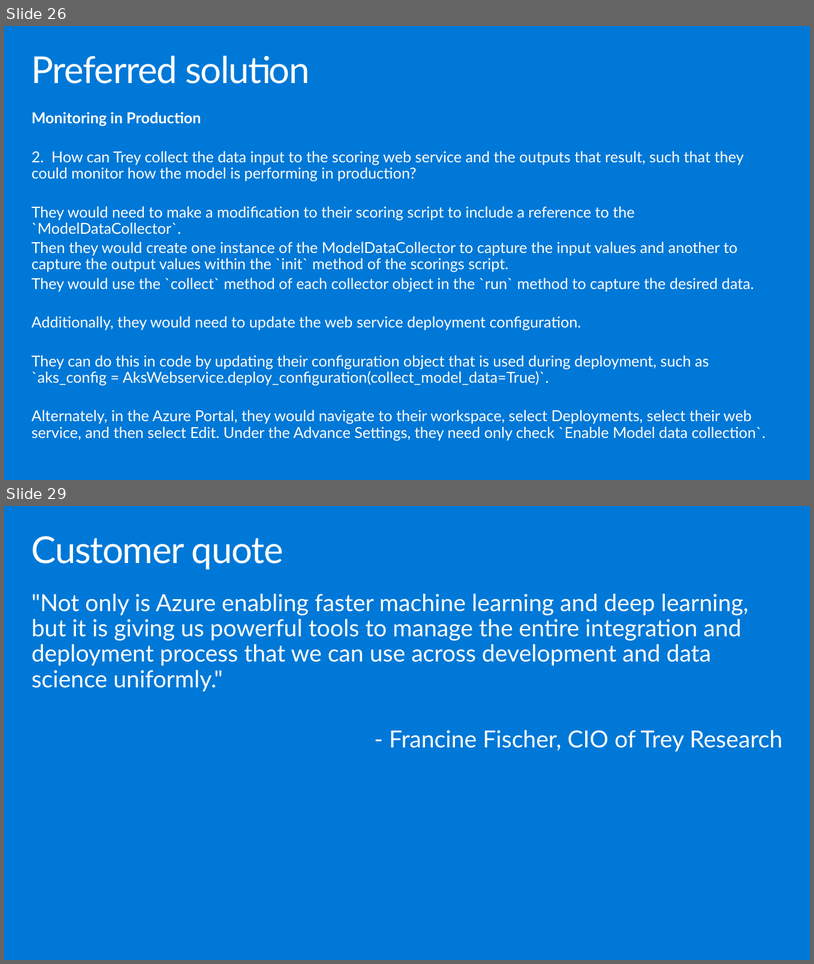
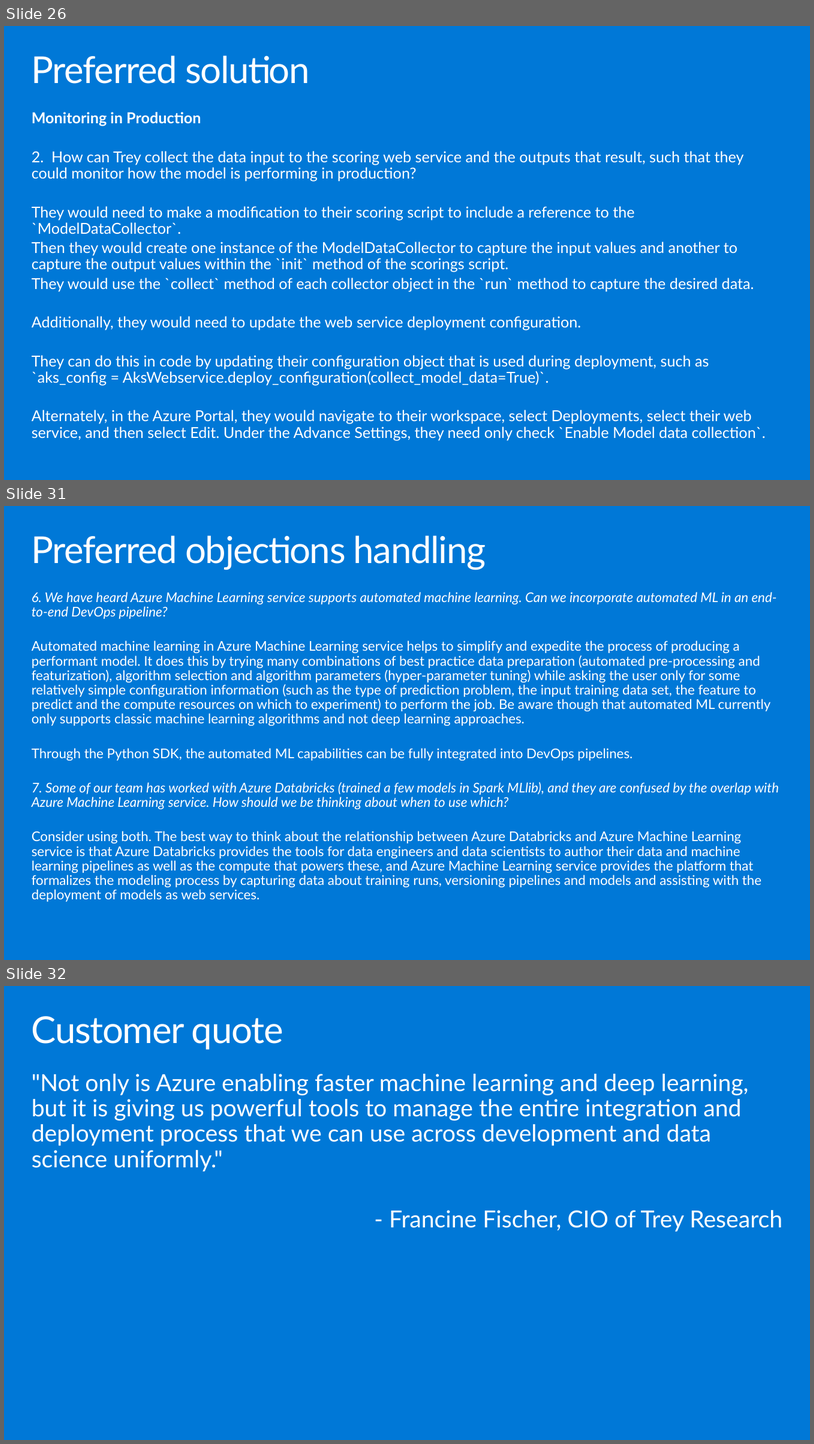
Before and after one commit to solliancenet/microsoft-partner-boot-camp, a slide deck: MCW-MLOps/Whiteboard design session/WDS trainer presentation - MLOps.pptx. Shown one above the other, each under a label of ours: slides 26 and 29 before the commit, slides 26, 31 and 32 after it; the slides between them are not shown. The pictures are 814x964 and 814x1444 pixels, drawn with LibreOffice and Linux fonts; fonts in the diff are those of the drawing. Boxes give left, top, right and bottom in pixels: in the first picture for what was removed or moved away, otherwise in the second. Text is boxed around its words. In the diff, an @@ line names an element or a change of style, - is before the commit and + after.

```diff
--- a/MCW-MLOps/Whiteboard design session/WDS trainer presentation - MLOps.pptx
+++ b/MCW-MLOps/Whiteboard design session/WDS trainer presentation - MLOps.pptx
@@ slide 31 added at [4,506,810,960], background #0078D7 @@
@@ title added at [32,535,486,570], 44.1 pt, text #FFFFFF @@
+Preferred objections handling
@@ text added at [32,592,779,901], 16 pt, text #FFFFFF @@
+6. We have heard Azure Machine Learning service supports automated machine learning. Can we incorporate automated ML in an end-to-end DevOps pipeline?
+Automated machine learning in Azure Machine Learning service helps to simplify and expedite the process of producing a performant model. It does this by trying many combinations of best practice data preparation (automated pre-processing and featurization), algorithm selection and algorithm parameters (hyper-parameter tuning) while asking the user only for some relatively simple configuration information (such as the type of prediction problem, the input training data set, the feature to predict and the compute resources on which to experiment) to perform the job. Be aware though that automated ML currently only supports classic machine learning algorithms and not deep learning approaches.
+Through the Python SDK, the automated ML capabilities can be fully integrated into DevOps pipelines.
+7. Some of our team has worked with Azure Databricks (trained a few models in Spark MLlib), and they are confused by the overlap with Azure Machine Learning service. How should we be thinking about when to use which?
+Consider using both. The best way to think about the relationship between Azure Databricks and Azure Machine Learning service is that Azure Databricks provides the tools for data engineers and data scientists to author their data and machine learning pipelines as well as the compute that powers these, and Azure Machine Learning service provides the platform that formalizes the modeling process by capturing data about training runs, versioning pipelines and models and assisting with the deployment of models as web services.
@@ what was slide 29 is now slide 32 @@
```
Also in this commit, not shown: 2 slides changed, 2 other slides added, 2 other files.
